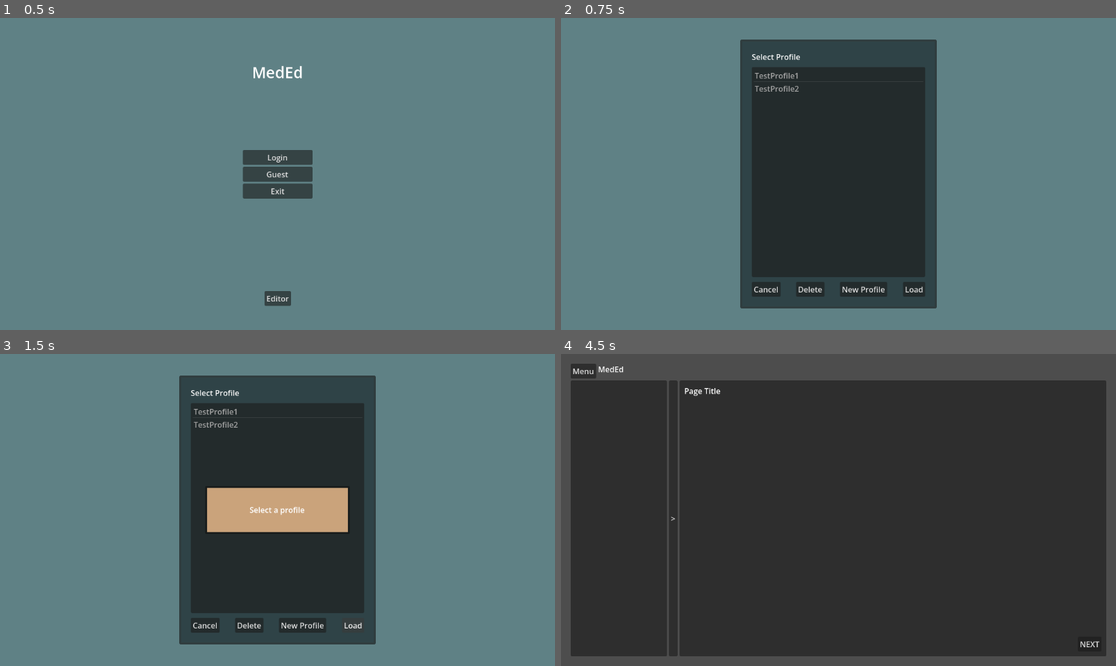
Above: before the commit, frames 1-4 (two rows, left to right).
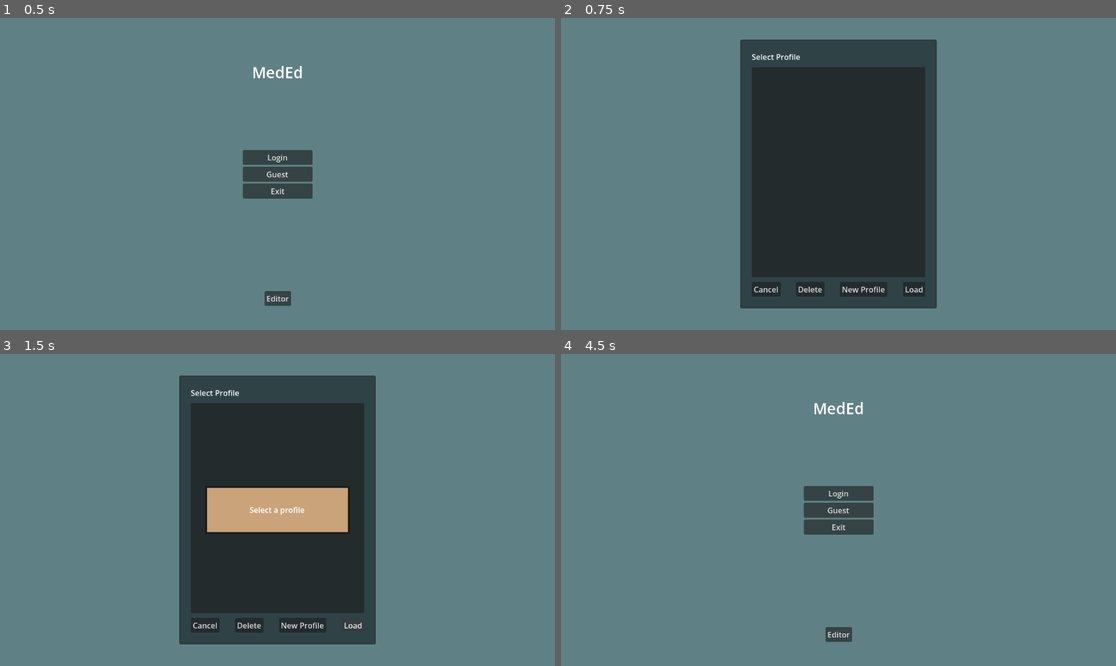
Above: after the commit, the same moments.

Repository: MayDay-Games/MedEd-Teaching-Software
Game: Godot game, scene res://MainMenu/main_menu_scene.tscn
The game is run twice, just before and just after one commit, with the same random seed, the same clock (stepped at 60 frames per second) and the same inputs.
Inputs (mouse positions are in pixels of both pictures, inside the frame that each line leads up to):
- Up to frame 1 (0.5 s): no input
- Up to frame 2 (0.75 s): click "Login" at 0.5 s
- Up to frame 3 (1.5 s): click "Load" at 1.25 s
- Up to frame 4 (4.5 s): click "New Profile" at 2 s; click (838, 410) at 2.77 s; type "Alex" at 2.85 s; click "Create" at 3.5 s; click (866, 625) at 4.25 s, where only the run after the commit has a clickable "New Profile"

Frame 1 is identical in both runs. In frame 2, 0.2% of the frame differs, in the area x 34-43%, y 17-24%; in frame 3, 0.2%; in frame 4, 98%, in the area x 0-100%, y 0-100%.

Commit message:
fixed profile loader

Diff:
--- a/MainMenu/main_menu_scene.tscn
+++ b/MainMenu/main_menu_scene.tscn
@@ -1,6 +1,9 @@
 [gd_scene format=3 uid="uid://4s5c75yjvjn1"]
 
 [ext_resource type="Script" uid="uid://2ubbqvu4txnd" path="res://MainMenu/main_menu_script.gd" id="1_wcnyh"]
+
+[sub_resource type="StyleBoxFlat" id="StyleBoxFlat_o4qt7"]
+bg_color = Color(0.7921569, 0.6392157, 0.48235294, 1)
 
 [sub_resource type="ImageTexture" id="ImageTexture_f8v8e"]
 
@@ -13,9 +16,6 @@
 [sub_resource type="StyleBoxFlat" id="StyleBoxFlat_l2rhl"]
 bg_color = Color(0.18431373, 0.2627451, 0.2784314, 1)
 
-[sub_resource type="StyleBoxFlat" id="StyleBoxFlat_o4qt7"]
-bg_color = Color(0.7921569, 0.6392157, 0.48235294, 1)
-
 [node name="MainMenuControl" type="Control" unique_id=561124930]
 layout_mode = 3
 anchors_preset = 15
@@ -24,6 +24,36 @@
 grow_horizontal = 2
 grow_vertical = 2
 script = ExtResource("1_wcnyh")
+
+[node name="WarningPop" type="PopupPanel" parent="." unique_id=411120664]
+oversampling_override = 1.0
+initial_position = 2
+size = Vector2i(300, 100)
+visible = true
+always_on_top = true
+min_size = Vector2i(300, 100)
+content_scale_aspect = 1
+
+[node name="Panel" type="Panel" parent="WarningPop" unique_id=935433102]
+offset_left = 4.0
+offset_top = 4.0
+offset_right = 296.0
+offset_bottom = 96.0
+size_flags_horizontal = 3
+size_flags_vertical = 3
+theme_override_styles/panel = SubResource("StyleBoxFlat_o4qt7")
+
+[node name="WarningText" type="RichTextLabel" parent="WarningPop/Panel" unique_id=1507059838]
+layout_mode = 1
+anchors_preset = 15
+anchor_right = 1.0
+anchor_bottom = 1.0
+grow_horizontal = 2
+grow_vertical = 2
+size_flags_vertical = 3
+text = "Enter profile name"
+horizontal_alignment = 1
+vertical_alignment = 1
 
 [node name="AspectRatioContainer" type="AspectRatioContainer" parent="." unique_id=668297214]
 layout_mode = 1
@@ -436,32 +466,6 @@
 [node name="Create" type="Button" parent="NewProfilePop/LoginCont/Panel/MarginContainer/VBoxContainer/HBoxContainer" unique_id=1778082131]
 layout_mode = 2
 text = "Create"
-
-[node name="WarningPop" type="PopupPanel" parent="." unique_id=835481104]
-oversampling_override = 1.0
-initial_position = 2
-size = Vector2i(300, 100)
-visible = true
-content_scale_aspect = 1
-
-[node name="Panel" type="Panel" parent="WarningPop" unique_id=935433102]
-offset_left = 4.0
-offset_top = 4.0
-offset_right = 296.0
-offset_bottom = 96.0
-theme_override_styles/panel = SubResource("StyleBoxFlat_o4qt7")
-
-[node name="WarningText" type="RichTextLabel" parent="WarningPop/Panel" unique_id=1507059838]
-layout_mode = 1
-anchors_preset = 15
-anchor_right = 1.0
-anchor_bottom = 1.0
-grow_horizontal = 2
-grow_vertical = 2
-size_flags_vertical = 3
-text = "Enter profile name"
-horizontal_alignment = 1
-vertical_alignment = 1
 
 [connection signal="pressed" from="ButtonsMargin/MenuButtons/Login" to="." method="_on_login_pressed"]
 [connection signal="pressed" from="ButtonsMargin/MenuButtons/Guest" to="." method="_on_guest_pressed"]
--- a/MainMenu/main_menu_script.gd
+++ b/MainMenu/main_menu_script.gd
@@ -7,22 +7,29 @@
 @onready var warning_pop = $WarningPop
 @onready var warning_text = $WarningPop/Panel/WarningText
 
-@onready var warning_timer = $WarningTimer
 
-@onready var Module_Scene = "res://Modules/content_viewer.tscn"
+@onready var Module_Scene = "res://Saves and Profiles/profile_screen.tscn"
 
 var selected_profile = ""
+var profile_list = []
 
 
 func _ready() -> void:
+	ProfileController.connect("profile_list_changed", _profile_list_changed)
 	exit_conf_pop.hide()
 	login_pop.hide()
 	new_profile_pop.hide()
-	warning_pop.hide()
+	warning_pop.set_visible(false)
+	_profile_list_changed()
 
 
-func _process(delta: float) -> void:
-	print(login_pop.visible)
+func _profile_list_changed() -> void:
+	#print("list changed")
+	profile_list_cont.clear()
+	var temp_list = ProfileController.profile_list.duplicate()
+	for i in temp_list:
+		profile_list_cont.add_item(i)
+
 
 func _on_exit_pressed() -> void:
 	exit_conf_pop.show()
@@ -32,11 +39,8 @@
 	exit_conf_pop.hide()
 
 
-
-
 func _on_quit_pressed() -> void:
 	get_tree().quit()
-
 
 
 func _on_login_pressed() -> void:
@@ -46,7 +50,6 @@
 func _on_guest_pressed() -> void:
 	selected_profile = "Guest"
 	start()
-
 
 func _on_login_cancel_pressed() -> void:
 	login_pop.hide()
@@ -64,8 +67,7 @@
 		start()
 	else:
 		await _warning("Select a profile")
-		login_pop.show()
-
+		login_pop.call_deferred("show")
 
 func _on_profile_list_item_activated(index: int) -> void:
 	selected_profile = profile_list_cont.get_item_text(index)
@@ -89,22 +91,25 @@
 	if new_name_node.get_text() != "":
 		pass
 	else:
-		await _warning("no name entered")
-		new_profile_pop.show()
+		await _warning("Please enter a name for your profile")
+		new_profile_pop.call_deferred("show")
 		return
 
 	if usertype_select.get_selected_id() != -1:
 		pass
 	else:
-		print("no usertype selected")
+		await _warning("Please select a user type")
+		new_profile_pop.call_deferred("show")
 		return
 
 	var new_name = new_name_node.get_text()
 	var avail = ProfileController.call("_check_profile_avail", new_name)
 	if avail == true:
 		print("name is available")
+		ProfileController.call_deferred("_new_profile", new_name)
 	else:
-		print("name is not available")
+		await _warning("This name is already in use")
+		new_profile_pop.call_deferred("show")
 		return
 
 
--- a/Saves and Profiles/profile_controller.gd
+++ b/Saves and Profiles/profile_controller.gd
@@ -17,6 +17,9 @@
 
 }
 
+signal profile_changed
+signal profile_list_changed
+
 func _ready() -> void:
 	_load_profile_folder()
 
@@ -27,20 +30,25 @@
 	_load_profile()
 
 func _new_profile(profile_name):
-	print("creating new profile " +active_profile)
+	print("creating new profile " +profile_name)
 	if profile_list.has(profile_name):
 		profile_name = profile_name + "_"
+	var new_config = ConfigFile.new()
+	new_config.set_value("user_data", "user_type", 0)
+	new_config.save(profile_folder_dir + "/" + profile_name + ".cfg")
 	active_profile = profile_name
-	profile_config.set_value("user_data", "user_type", 0)
+	_load_profile_folder()
+	_load_profile()
 
-	profile_config.save(profile_folder_dir + profile_folder_dir + active_profile + ".cfg")
-	_load_profile()
 
 func _load_profile():
 	if profile_list.has(active_profile):
-		var err = profile_config.load(profile_folder_dir + active_profile + ".cfg")
+		var err = profile_config.load(profile_folder_dir + "/" + active_profile + ".cfg")
 		if err != OK:
 			print("loading error")
+		else:
+			print("found profile")
+			emit_signal("profile_changed")
 	else:
 		print("profile doesn't exist")
 
@@ -48,15 +56,18 @@
 
 func _load_profile_folder() -> void:
 	var dir = DirAccess.open(profile_folder_dir)
+	profile_list = []
 	if dir:
+		#print("found directory")
 		dir.list_dir_begin()
 		var file_name = dir.get_next()
 		while file_name != "":
 			if dir.current_is_dir():
 				print("Found directory: " + file_name)
 			else:
-				print("Found file: " + file_name)
-				profile_list.append(file_name)
+				#print("Found file: " + file_name)
+				var temp_name = file_name.rstrip(".cfg")
+				profile_list.append(temp_name)
 			file_name = dir.get_next()
 	else:
 		var user_dir = DirAccess.open("user://")
@@ -64,6 +75,8 @@
 		if new_dir != OK:
 			print("An error occurred when trying to access the path.")
 		_load_profile_folder()
+	print(profile_list)
+	emit_signal("profile_list_changed")
 
 
 func _check_profile_avail(new_name):
--- a/profile_screen.gd
+++ b/profile_screen.gd
@@ -2,9 +2,19 @@
 
 @onready var password_pop = $PasswordPop
 @onready var new_profile_pop = $NewProfilePop
+@onready var list = $NinePatchRect/MarginContainer/VBoxContainer/HBoxContainer/ScrollContainer/ProfileList
+
+var profile_name = ""
 
 signal new_profile
 
+func _ready() -> void:
+	ProfileController.connect("profile_changed", change_profile)
+
+func change_profile():
+	print("changing profile")
+	profile_name = ProfileController.active_profile
+	list.add_item(profile_name)
 
 func _on_new_profile_pressed() -> void:
 	new_profile_pop.show()
